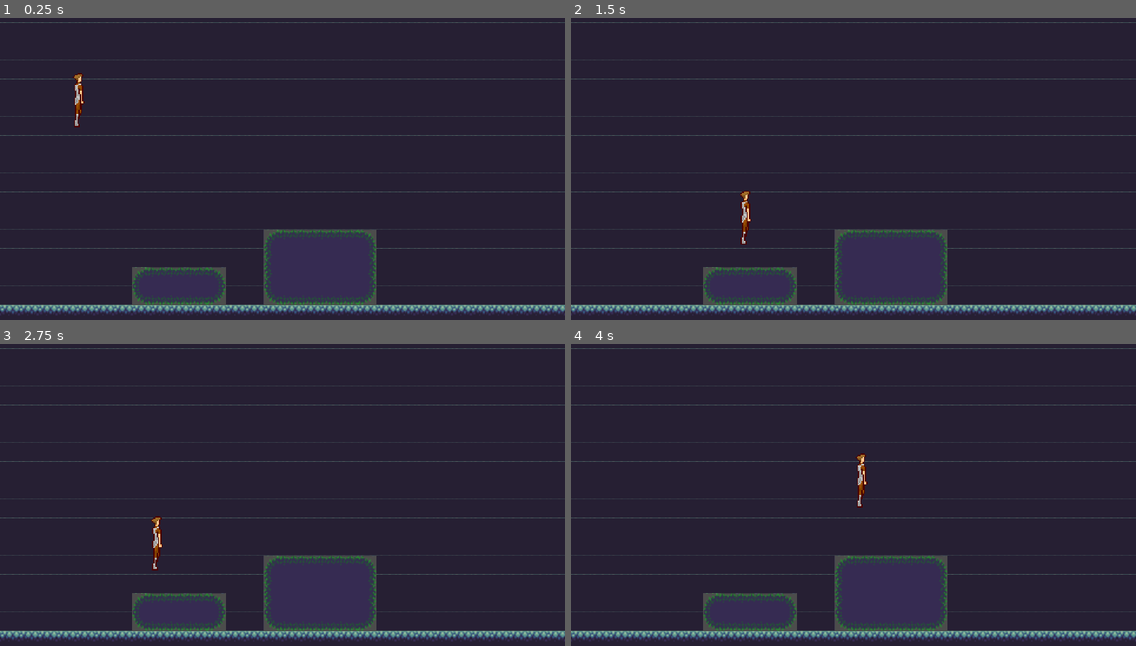
Above: before the commit, frames 1-4 (two rows, left to right).
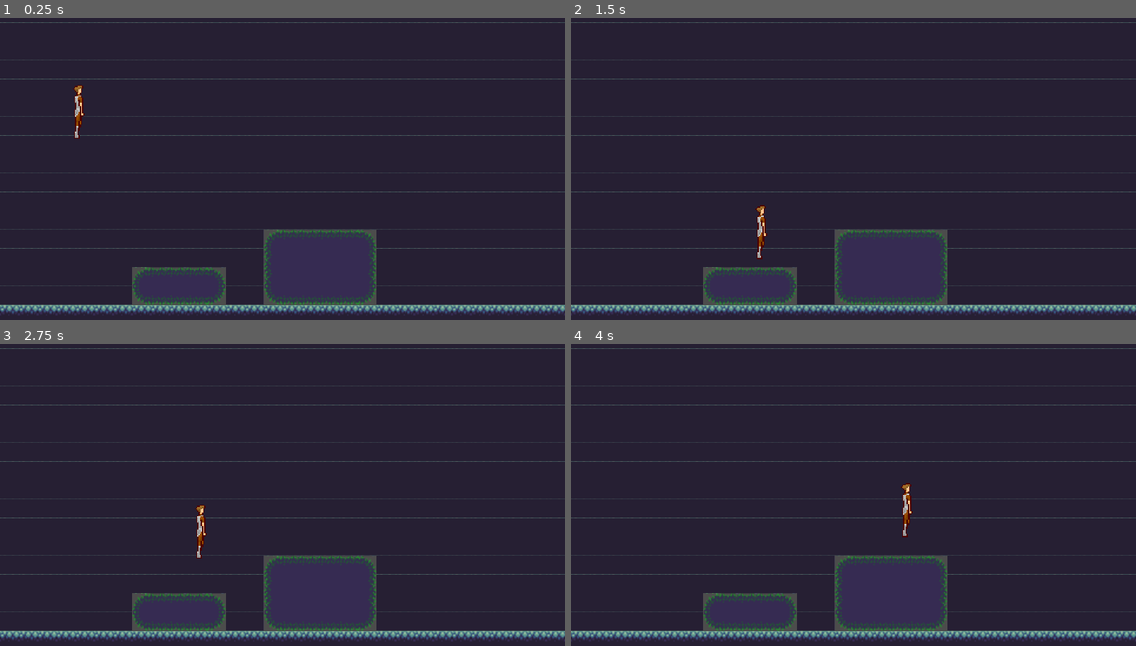
Above: after the commit, the same moments.

Repository: PyDario/tali-adventure
Game: Godot game, scene res://Scenes/Level1.tscn
The game is run twice, just before and just after one commit, with the same random seed, the same clock (stepped at 60 frames per second) and the same inputs.
Inputs:
- Up to frame 1 (0.25 s): no input
- Up to frame 2 (1.5 s): hold Space (jump) 0.53-1.28 s; hold D (right) from 0.53 s (still down); tap Space (jump) at 1.35 s
- Up to frame 3 (2.75 s): tap Space (jump) at 1.52, 1.82 s; release D (right) at 2.03 s; hold A (left) from 2.03 s (still down); hold Space (jump) from 2.03 s (still down)
- Up to frame 4 (4 s): release A (left) at 2.78 s; release Space (jump) at 2.78 s; hold D (right) from 2.78 s (still down); tap Space (jump) at 2.85, 3.02, 3.32 s; hold Space (jump) from 3.53 s (still down)

The runs differ from the first frame. In frame 1, 0.3% of the frame differs, in the area x 12-15%, y 18-40%; in frame 2, 0.5%, in the area x 29-35%, y 57-80%; in frame 3, 0.5%; in frame 4, 0.5%.

Commit message:
build prototypes for ledges

Diff:
--- a/Code/Tali.gd
+++ b/Code/Tali.gd
@@ -1,9 +1,9 @@
 extends KinematicBody2D
 
 const SPEED = 100
-const GRAVITY = 400
+const GRAVITY = 700
 const UP_VECTOR = Vector2(0, -1)
-const JUMP_POWER = GRAVITY / 2
+const JUMP_POWER = 200
 
 var velocity = Vector2()
 
@@ -23,12 +23,16 @@
 	player_action()
 
 	_vector_dummy = move_and_slide(velocity, UP_VECTOR)
-	print(_vector_dummy)
+	if is_on_wall():
+		print("on wall")
+
+	else:
+		print("not on wall")
+	#print(_vector_dummy)
 
 func player_action():
-	if is_on_floor():
-		if Input.is_action_pressed("jump"):
-			velocity.y = -JUMP_POWER
+	if is_on_floor() and Input.is_action_pressed("jump"):
+		velocity.y = -JUMP_POWER
 
 	if Input.is_action_pressed("right"):
 		velocity.x = 1 * SPEED
--- /dev/null
+++ b/Scenes/Ledge.tscn
@@ -0,0 +1,9 @@
+[gd_scene load_steps=2 format=2]
+
+[sub_resource type="SegmentShape2D" id=1]
+b = Vector2( -15.0535, -0.0697079 )
+
+[node name="Area2D" type="Area2D"]
+
+[node name="CollisionShape2D" type="CollisionShape2D" parent="."]
+shape = SubResource( 1 )
--- a/Scenes/Level1.tscn
+++ b/Scenes/Level1.tscn
@@ -1,7 +1,8 @@
-[gd_scene load_steps=16 format=2]
+[gd_scene load_steps=17 format=2]
 
 [ext_resource path="res://Assets/sheet.png" type="Texture" id=1]
 [ext_resource path="res://Scenes/Tali.tscn" type="PackedScene" id=2]
+[ext_resource path="res://Scenes/Ledge.tscn" type="PackedScene" id=3]
 
 [sub_resource type="ConvexPolygonShape2D" id=1]
 points = PoolVector2Array( 0, 0, 16, 0, 16, 16, 0, 16 )
@@ -226,5 +227,17 @@
 format = 1
 tile_data = PoolIntArray( -131070, 1, 0, -131069, 1, 0, -131068, 1, 0, -131067, 1, 0, -131066, 1, 0, -131065, 1, 0, -13 …(11510 unchanged characters)…
 
-[node name="Node2D" parent="." instance=ExtResource( 2 )]
+[node name="Tali" parent="." instance=ExtResource( 2 )]
 position = Vector2( 66.8992, 59.3735 )
+
+[node name="Ledge1" parent="." instance=ExtResource( 3 )]
+position = Vector2( 120.859, 225.56 )
+
+[node name="Ledge2" parent="." instance=ExtResource( 3 )]
+position = Vector2( 196.957, 225.385 )
+
+[node name="Ledge3" parent="." instance=ExtResource( 3 )]
+position = Vector2( 232.048, 193.742 )
+
+[node name="Ledge4" parent="." instance=ExtResource( 3 )]
+position = Vector2( 322.957, 193.217 )
--- a/Scenes/Tali.tscn
+++ b/Scenes/Tali.tscn
@@ -9,55 +9,55 @@
 
 [sub_resource type="AtlasTexture" id=2]
 atlas = ExtResource( 2 )
-region = Rect2( 224, 0, 32, 64 )
+region = Rect2( 0, 64, 32, 64 )
 
 [sub_resource type="AtlasTexture" id=3]
 atlas = ExtResource( 2 )
-region = Rect2( 256, 0, 32, 64 )
+region = Rect2( 32, 0, 32, 64 )
 
 [sub_resource type="AtlasTexture" id=4]
 atlas = ExtResource( 2 )
-region = Rect2( 288, 0, 32, 64 )
+region = Rect2( 64, 0, 32, 64 )
 
 [sub_resource type="AtlasTexture" id=5]
 atlas = ExtResource( 2 )
-region = Rect2( 0, 64, 32, 64 )
+region = Rect2( 96, 0, 32, 64 )
 
 [sub_resource type="AtlasTexture" id=6]
 atlas = ExtResource( 2 )
-region = Rect2( 32, 0, 32, 64 )
+region = Rect2( 128, 0, 32, 64 )
 
 [sub_resource type="AtlasTexture" id=7]
 atlas = ExtResource( 2 )
-region = Rect2( 64, 0, 32, 64 )
+region = Rect2( 160, 0, 32, 64 )
 
 [sub_resource type="AtlasTexture" id=8]
 atlas = ExtResource( 2 )
-region = Rect2( 96, 0, 32, 64 )
+region = Rect2( 192, 0, 32, 64 )
 
 [sub_resource type="AtlasTexture" id=9]
 atlas = ExtResource( 2 )
-region = Rect2( 128, 0, 32, 64 )
+region = Rect2( 224, 64, 32, 64 )
 
 [sub_resource type="AtlasTexture" id=10]
 atlas = ExtResource( 2 )
-region = Rect2( 160, 0, 32, 64 )
+region = Rect2( 256, 64, 32, 64 )
 
 [sub_resource type="AtlasTexture" id=11]
 atlas = ExtResource( 2 )
-region = Rect2( 192, 0, 32, 64 )
+region = Rect2( 288, 64, 32, 64 )
 
 [sub_resource type="AtlasTexture" id=12]
 atlas = ExtResource( 2 )
-region = Rect2( 224, 64, 32, 64 )
+region = Rect2( 224, 0, 32, 64 )
 
 [sub_resource type="AtlasTexture" id=13]
 atlas = ExtResource( 2 )
-region = Rect2( 256, 64, 32, 64 )
+region = Rect2( 256, 0, 32, 64 )
 
 [sub_resource type="AtlasTexture" id=14]
 atlas = ExtResource( 2 )
-region = Rect2( 288, 64, 32, 64 )
+region = Rect2( 288, 0, 32, 64 )
 
 [sub_resource type="SpriteFrames" id=15]
 animations = [ {
@@ -66,24 +66,24 @@
 "name": "idle",
 "speed": 5.0
 }, {
-"frames": [ SubResource( 2 ), SubResource( 3 ), SubResource( 4 ) ],
-"loop": true,
-"name": "crouching",
-"speed": 5.0
-}, {
-"frames": [ SubResource( 5 ) ],
+"frames": [ SubResource( 2 ) ],
 "loop": true,
 "name": "stand",
 "speed": 5.0
 }, {
-"frames": [ SubResource( 6 ), SubResource( 7 ), SubResource( 8 ), SubResource( 9 ), SubResource( 10 ), SubResource( 11 ) ],
+"frames": [ SubResource( 3 ), SubResource( 4 ), SubResource( 5 ), SubResource( 6 ), SubResource( 7 ), SubResource( 8 ) ],
 "loop": true,
 "name": "walking",
 "speed": 5.0
 }, {
+"frames": [ SubResource( 9 ), SubResource( 10 ), SubResource( 11 ) ],
+"loop": true,
+"name": "jumping",
+"speed": 5.0
+}, {
 "frames": [ SubResource( 12 ), SubResource( 13 ), SubResource( 14 ) ],
 "loop": true,
-"name": "jumping",
+"name": "crouching",
 "speed": 5.0
 } ]
 
